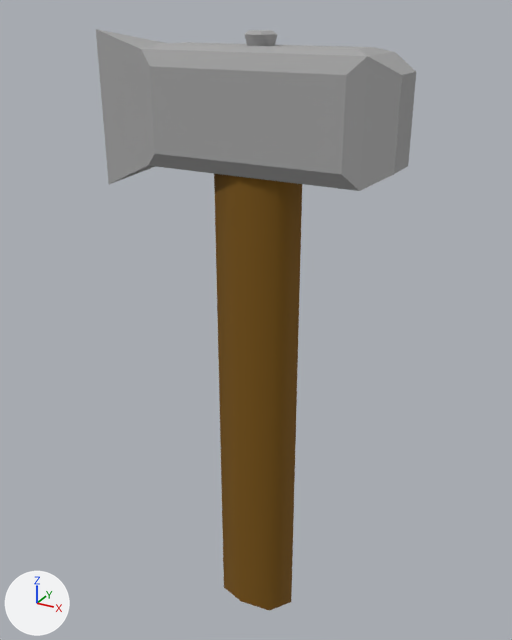
What one commit did to the FBX model Assets/Objects/Items/Tools/axe.FBX.
Both versions are drawn from a 50 mm camera at (1.48, -2.73, 3.04) aimed at (-0.08, 0.1, 1.62). Lighting does not change. The marker at lower left points along +X, +Y and +Z. Where no turn or scale is listed for an object, it has been applied to the vertices.
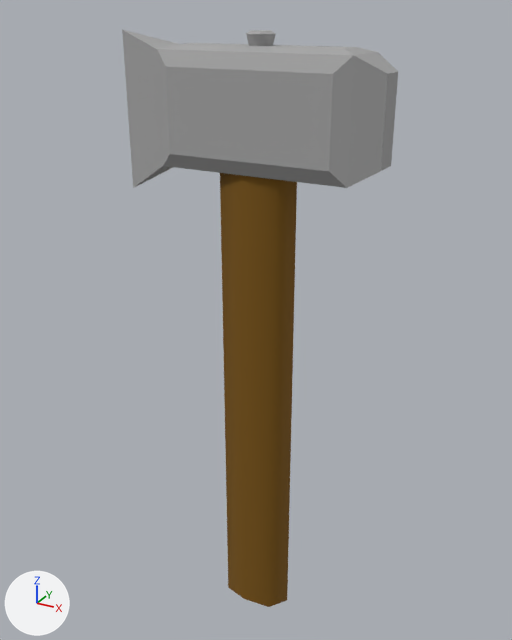
The change, as JSON lines over the scene's bpy script:
```json
{"block": "me_mesh_001", "where": "# used by ob_box001; location = (0.006, -0.001, 2.497)"}
{"op": "remove", "block": "me_mesh_001", "code": "me_mesh_001.from_pydata(...)  # 26 vertices, 25 faces; spans x -0.866..0.621, y -0.172..0.201, z -0.266..0.452"}
{"op": "add", "block": "me_mesh_001", "code": "me_mesh_001.from_pydata(...)  # 26 vertices, 25 faces; spans x -0.713..0.557, y -0.146..0.175, z -0.266..0.452"}
{"block": "me_mesh_001", "change": "me_mesh_001 part 1: 26 of 26 vertices moved; they spanned x -0.866..0.621, y -0.172..0.201, z -0.266..0.452 and now span x -0.713..0.557, y -0.146..0.175, z -0.266..0.452; mean shift (0.002, 0.0, 0.0); largest move (-0.866, 0.001, -0.266) -> (-0.713, 0.001, -0.266)"}
{"block": "me_mesh", "where": "me_mesh.from_pydata(...)  # 14 vertices, 9 faces; spans x -0.19..0.2, y -0.14..0.12, z 0.0..2.54"}
{"block": "me_mesh", "where": "# used by ob_cylinder001; location = (0.007, 0.01, 0.0)"}
{"block": "me_mesh", "change": "me_mesh part 2: the whole mesh is scaled about its middle by (0.875, 0.828, 1)"}
{"op": "set", "path": "ob_cylinder002.scale", "old": "(0.0254, 0.0254, 0.0254)", "new": "(0.0228, 0.0228, 0.0228)"}
```

Location of each change, (x1, y1, x2, y2) in pixels of the pictures (512 x 640 px):
```json
{"object": "Box001", "change": "reshaped", "before": [96, 29, 416, 191], "after": [122, 30, 398, 188], "on screen": "14% narrower"}
{"object": "Cylinder001", "change": "mesh rescaled", "before": [214, 174, 302, 611], "after": [220, 173, 297, 607], "on screen": "12% narrower"}
{"object": "Cylinder002", "change": "rescaled", "before": [245, 30, 277, 46], "after": [246, 30, 276, 46]}
```
